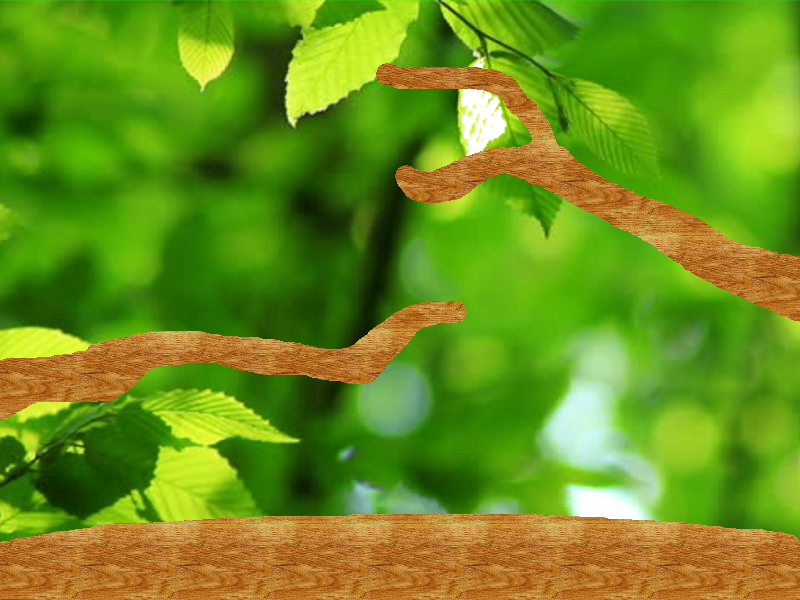
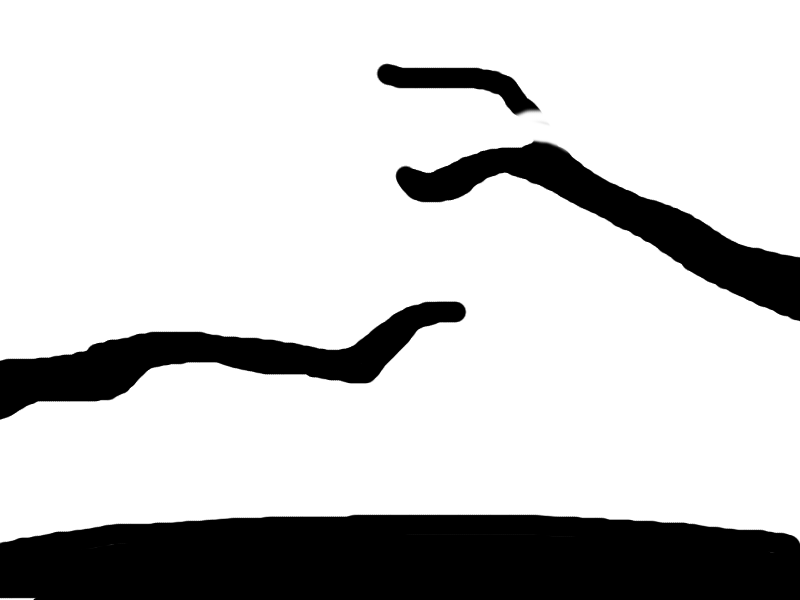
The second (800, 600) image is a revision of the first. Changes to its layers:
hid "Terrain copy" over (0, 63, 800, 600)
showed "Terrain", painted on it over (0, 63, 800, 600)
hid "Background" over (0, 0, 800, 600)
